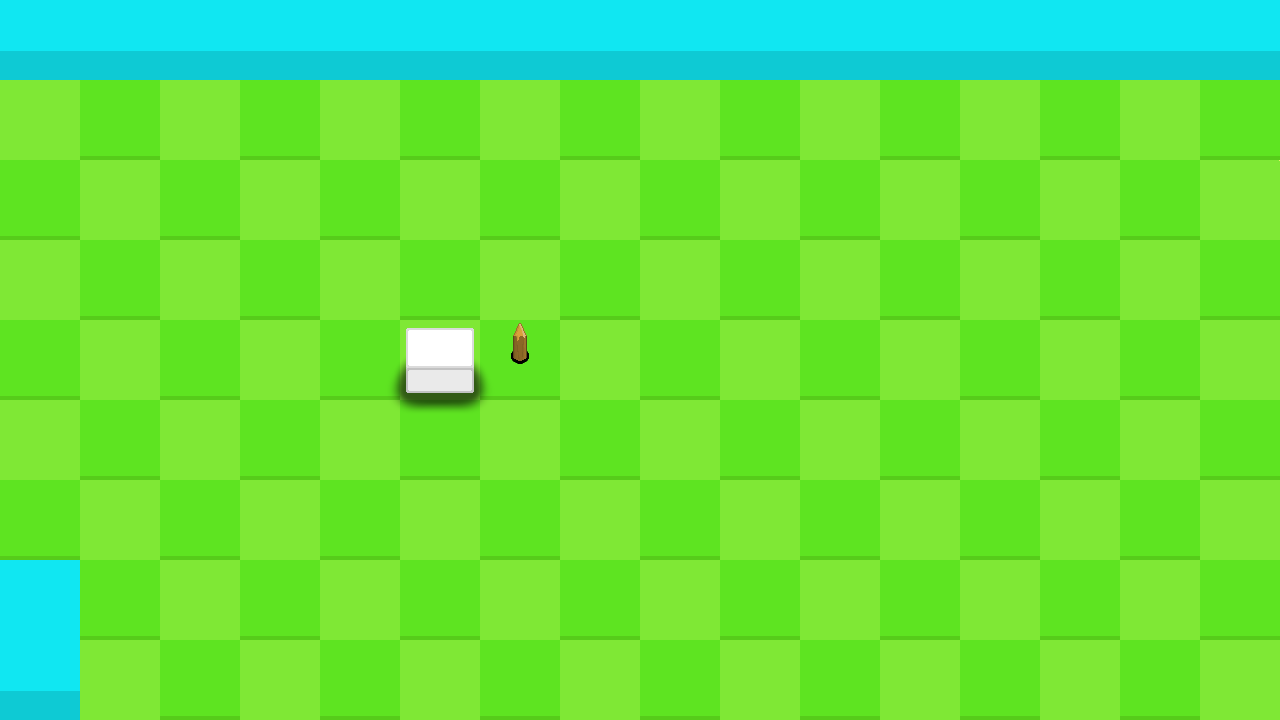
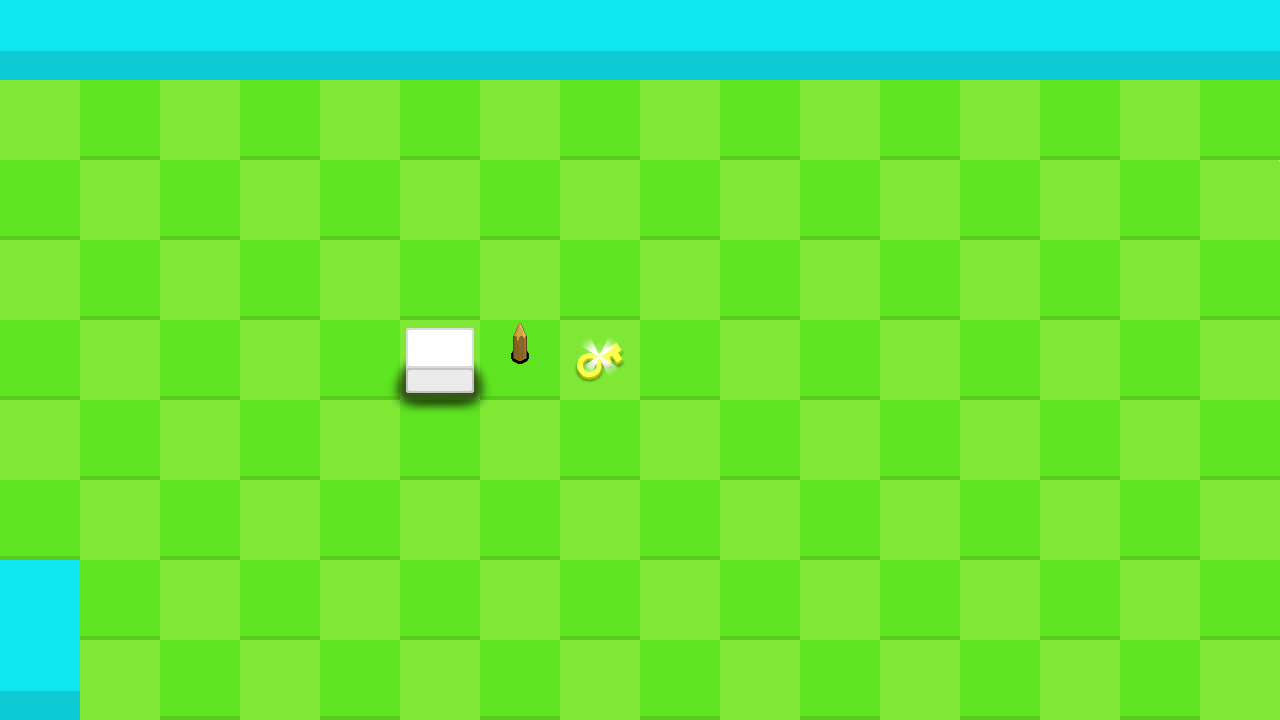
Layered file, before and after one edit (1280×720). Changes by layer:
added layer "Bagliore" above "chiave" over bbox(579, 336, 620, 379)
added layer "chiave" above "ombraChiave" over bbox(576, 342, 623, 380)
added layer "ombraChiave" above "Paletto" over bbox(574, 349, 626, 383)
